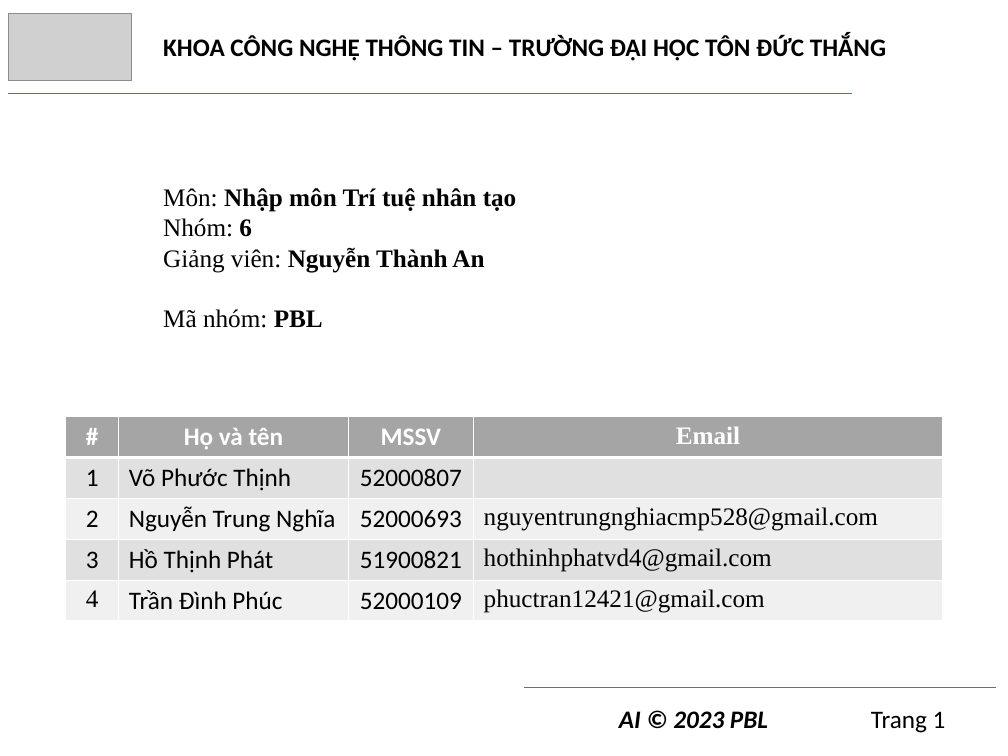
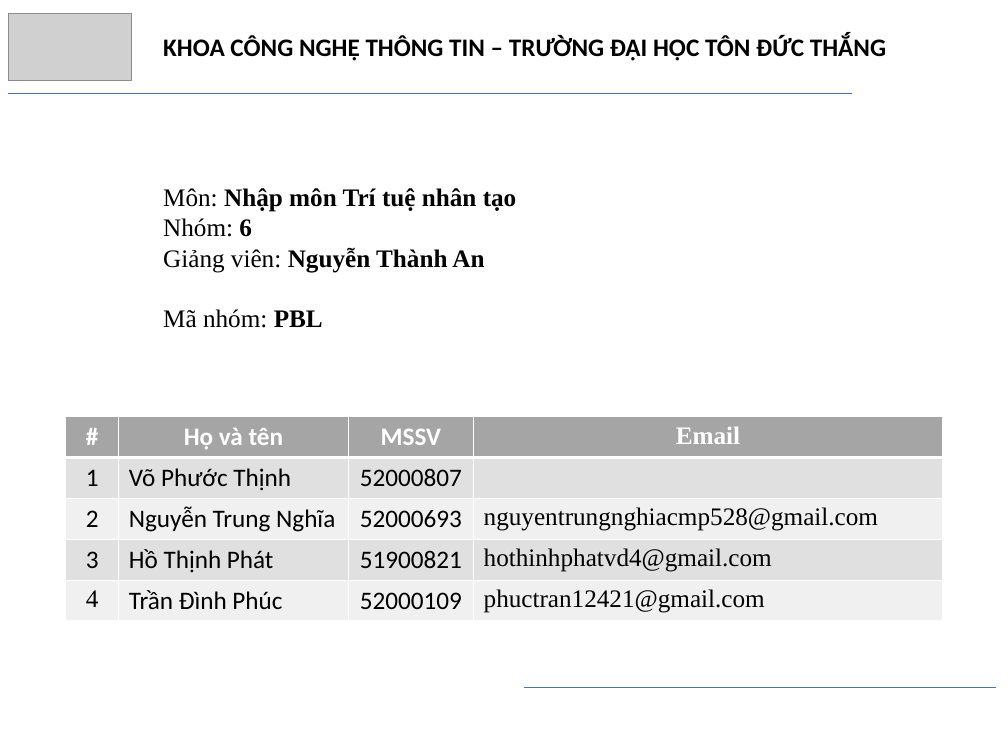
Before and after one commit to trngbro/AI, a slide deck: slide 1 of present/final/presentation.pptx. Drawn at 1008x756 pixels with LibreOffice and Linux fonts; fonts in the diff are those of the drawing; grey boxes stand for pictures. Boxes give left, top, right and bottom in pixels: in the first picture for what was removed or moved away, otherwise in the second. Text is boxed around its words. In the diff, an @@ line names an element or a change of style, - is before the commit and + after.

```diff
--- a/present/final/presentation.pptx
+++ b/present/final/presentation.pptx
@@ text removed at box(619, 711, 946, 733) @@
-AI © 2023 PBL Trang 1
```
Also in this commit, not shown: 18 other slides changed, 1 slide added, 2 other files.
